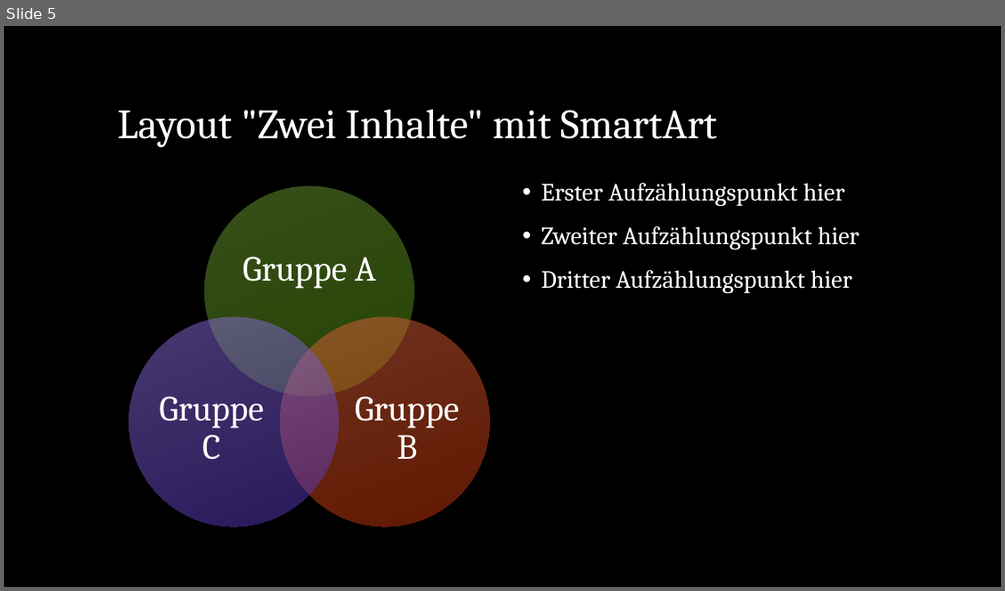
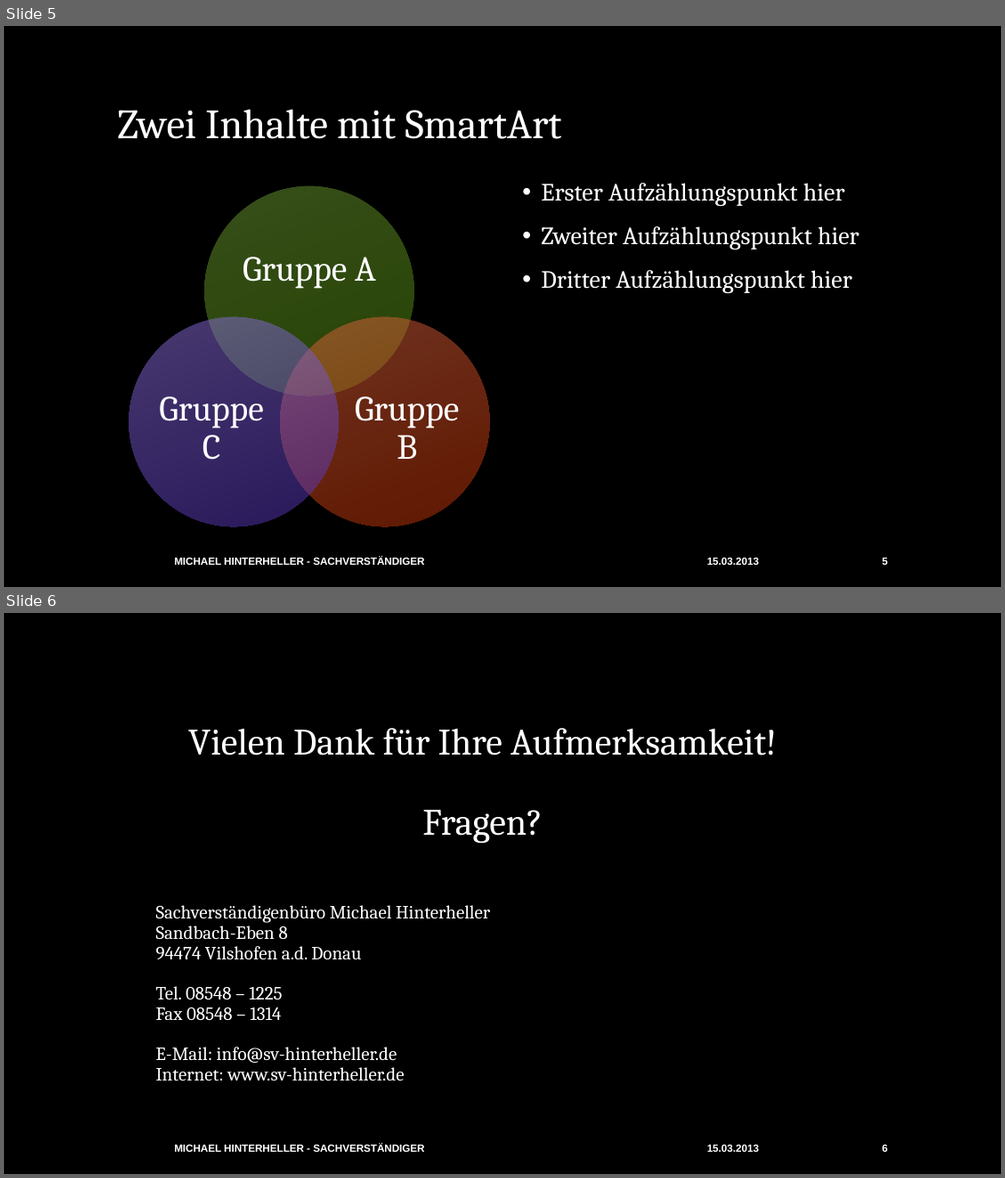
Before and after one commit to wlwwt/t3-hinterheller, a slide deck: _powerpoint/hinterheller.potx. Shown one above the other, each under a label of ours: slide 5 before the commit, slides 5 and 6 after it. The pictures are 1005x591 and 1005x1178 pixels, drawn with LibreOffice and Linux fonts; fonts in the diff are those of the drawing; background and template pictures are left out. Boxes give left, top, right and bottom in pixels: in the first picture for what was removed or moved away, otherwise in the second. Text is boxed around its words. In the diff, an @@ line names an element or a change of style, - is before the commit and + after.

```diff
--- a/_powerpoint/hinterheller.potx
+++ b/_powerpoint/hinterheller.potx
@@ slide 6 added at (4, 613, 1001, 1174), background picture (left out) @@
@@ text added at (188, 728, 777, 844), 36 pt, text #FFFFFF @@
+Vielen Dank für Ihre Aufmerksamkeit!
+Fragen?
@@ text added at (156, 905, 490, 1081), 18 pt, text #FFFFFF @@
+Sachverständigenbüro Michael Hinterheller
+Sandbach-Eben 8
+94474 Vilshofen a.d. Donau
+Tel. 08548 – 1225
+Fax 08548 – 1314
+E-Mail: info@sv-hinterheller.de
+Internet: www.sv-hinterheller.de
@@ text added at (174, 1143, 424, 1151), 10 pt, text #FFFFFF, bold @@
+MICHAEL HINTERHELLER - SACHVERSTÄNDIGER
@@ text added at (707, 1144, 759, 1151), 10 pt, text #FFFFFF, bold @@
+15.03.2013
@@ page number added at (882, 1143, 887, 1154), 10 pt, text #FFFFFF, bold @@
+6
@@ slide 5 changed as well @@
@@ title at (117, 109, 562, 139): text changed @@
-Layout "Zwei Inhalte" mit SmartArt
+Zwei Inhalte mit SmartArt
@@ text added at (174, 556, 424, 564), 10 pt, text #FFFFFF, bold @@
+MICHAEL HINTERHELLER - SACHVERSTÄNDIGER
@@ text added at (707, 557, 759, 564), 10 pt, text #FFFFFF, bold @@
+15.03.2013
@@ page number added at (882, 557, 887, 564), 10 pt, text #FFFFFF, bold @@
+5
```
Also in this commit, not shown: 4 other slides changed, 1 slide removed, 1 other file.
